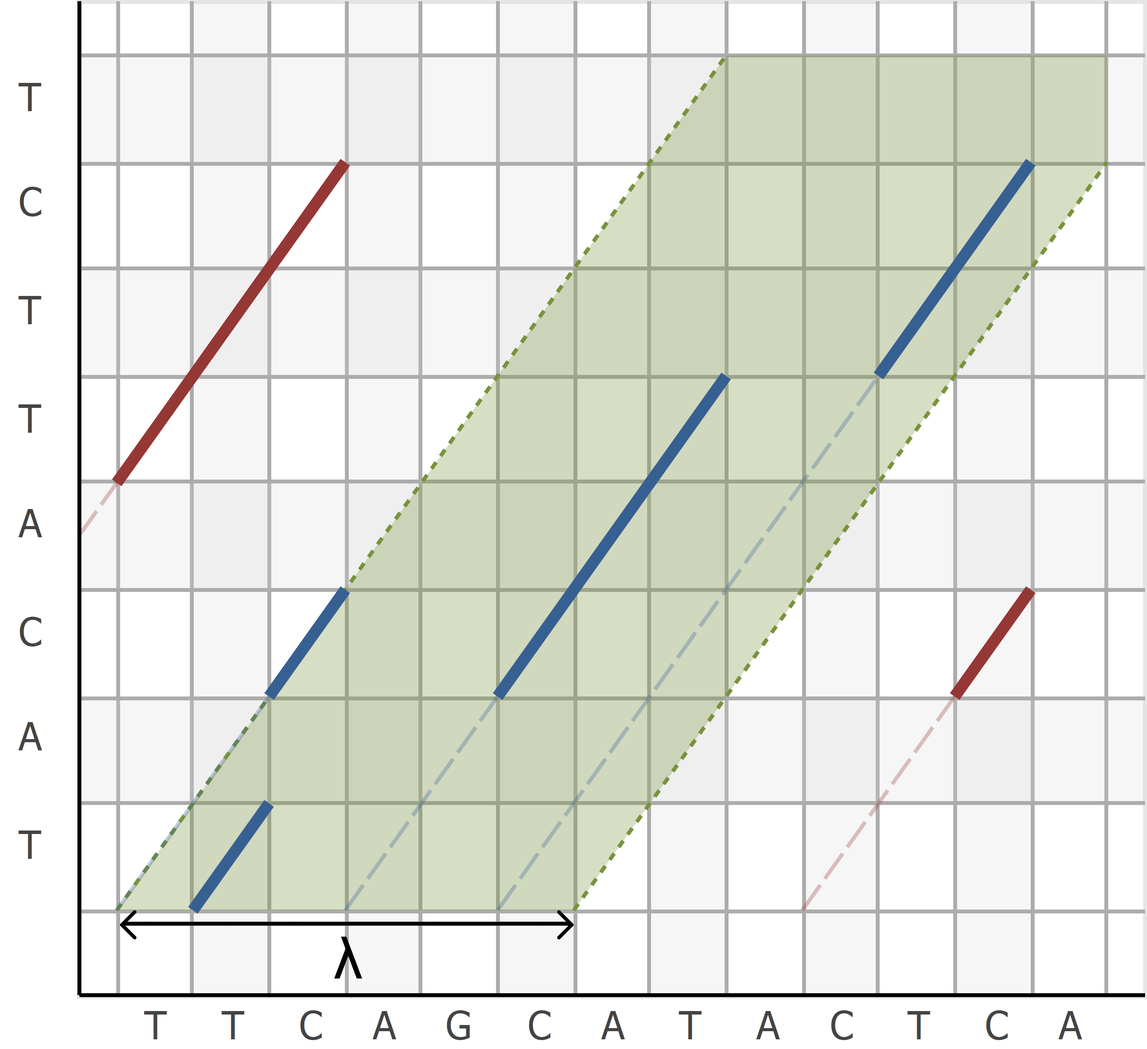
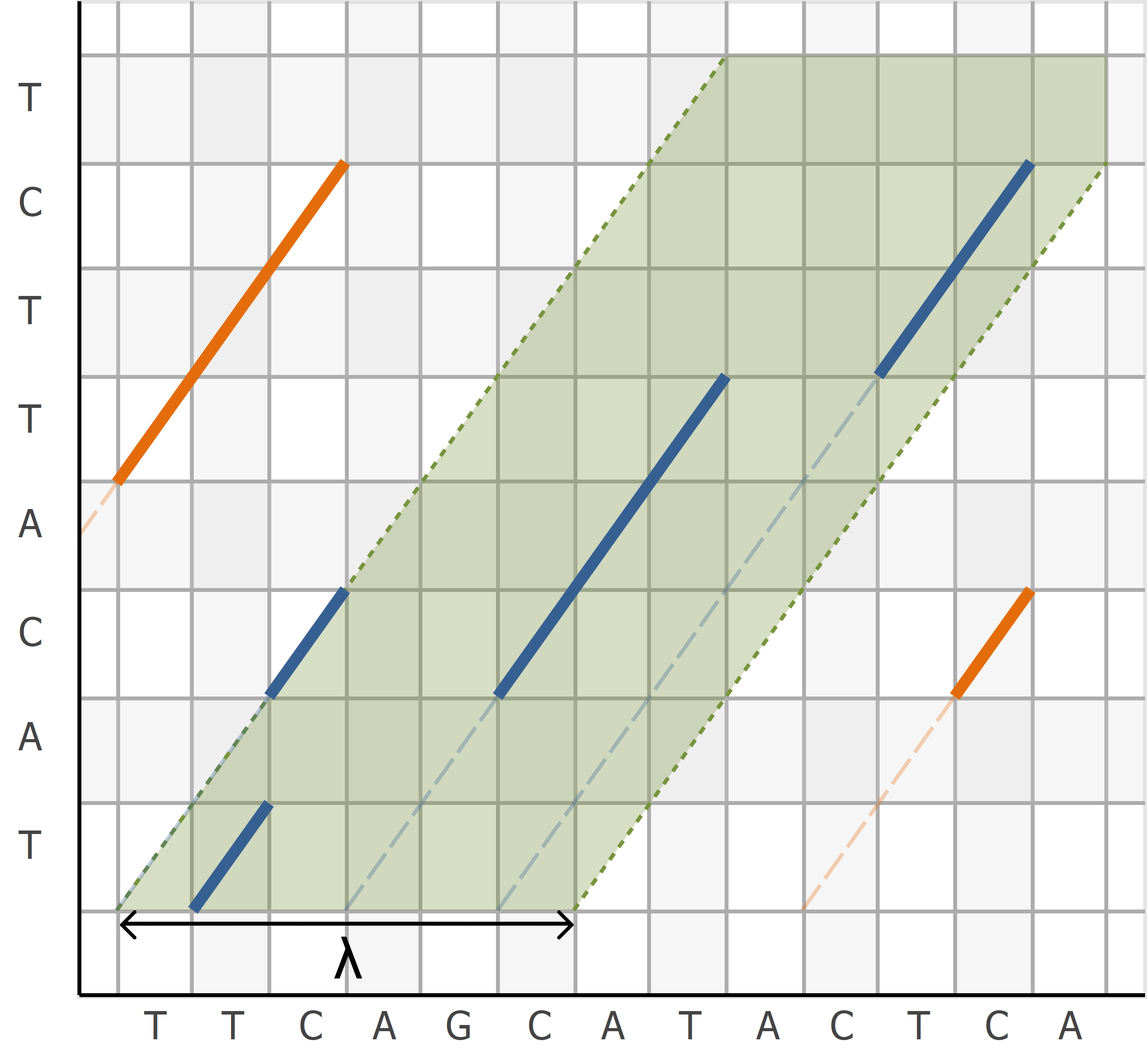
The second 1147×1049 image is a revision of the first. Changes to its layers:
added layer "Pasted Layer" above "stripOfConsideration.svg" over [81, 158, 1036, 912]
